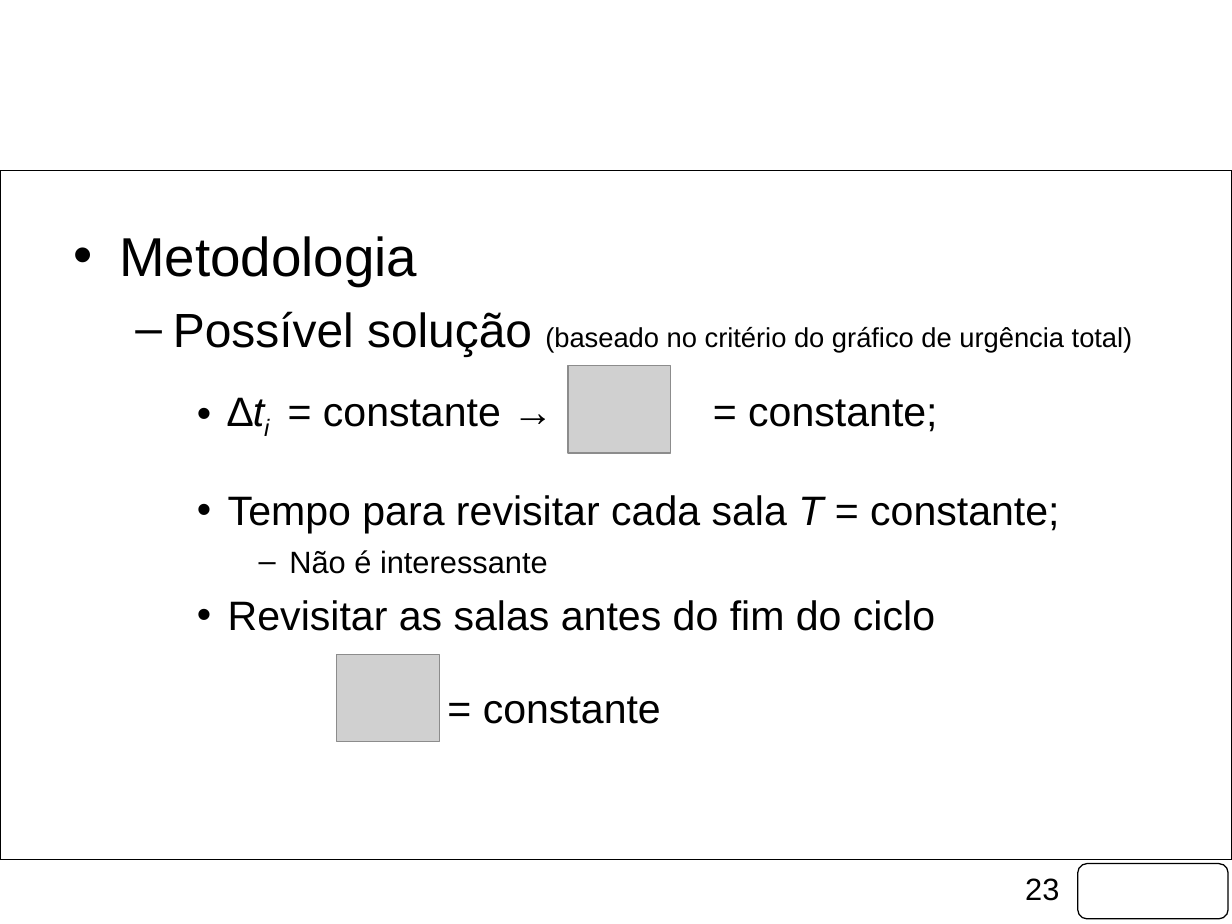
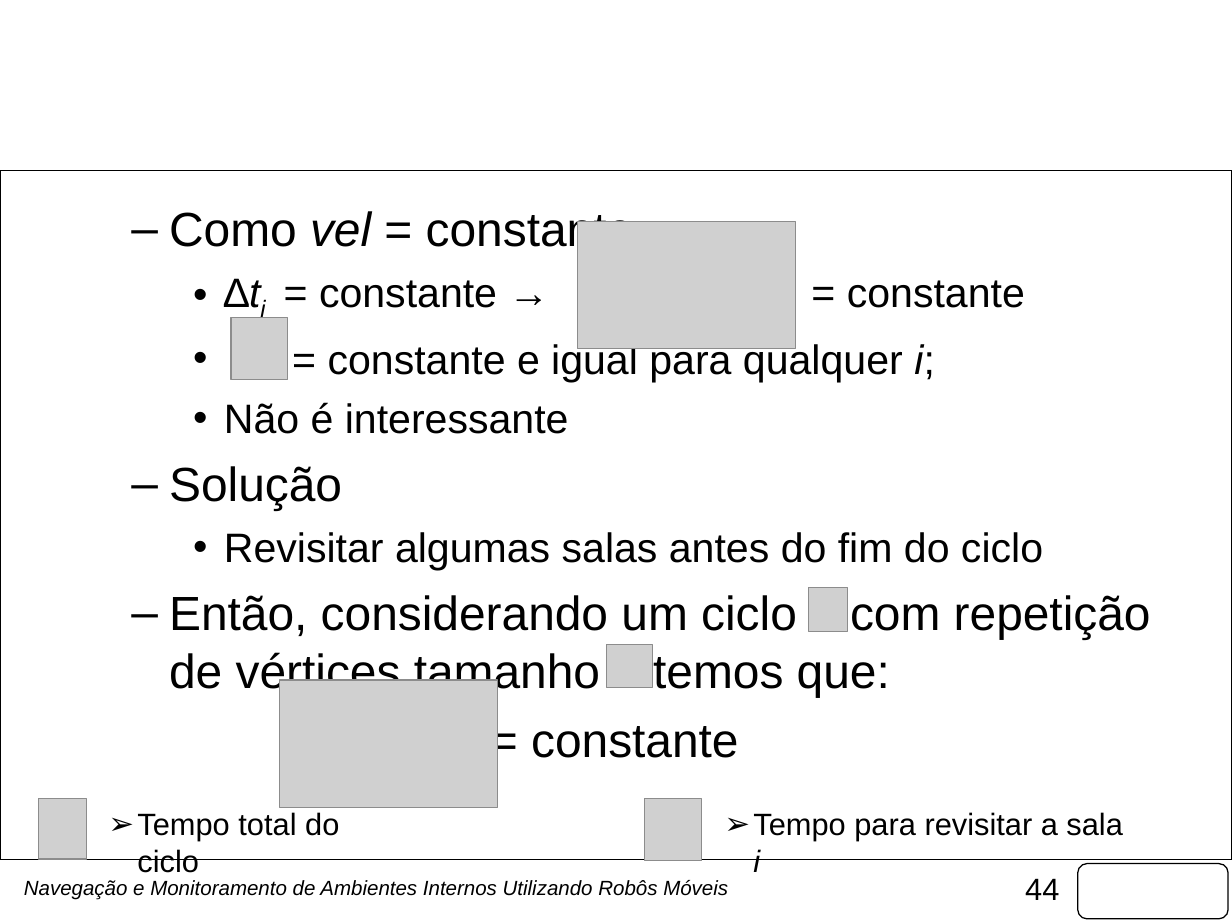
Before and after one commit to fongoses/robo2, a slide deck: slide 44 of documentos/Apresentação Março.pptx (slide 23 before the commit). Drawn at 1232x924 pixels with LibreOffice and Linux fonts; fonts in the diff are those of the drawing; grey boxes stand for pictures; background and template pictures are left out. Boxes give left, top, right and bottom in pixels: in the first picture for what was removed or moved away, otherwise in the second. Text is boxed around its words. In the diff, an @@ line names an element or a change of style, - is before the commit and + after.

Commit message:
Apresentação 2.0

```diff
--- a/documentos/Apresentação Março.pptx
+++ b/documentos/Apresentação Março.pptx
@@ text "Como vel = constante": place and size @@
-text "Como vel = constante" at (119,236,1133,724)
+text "Como vel = constante" at (169,211,1151,758)
@@ text at (169,211,1025,382): text changed @@
-• Metodologia
-  – Possível solução (baseado no critério do gráfico de urgência total)
-    • ∆ti = constante → = constante;
-    • Tempo para revisitar cada sala T = constante;
+  – Como vel = constante
+    • ∆ti = constante → = constante
+    • = constante e igual para qualquer i;
@@ picture added at (578,222,796,349) @@
@@ picture added at (230,318,287,379) @@
@@ picture removed at (568,366,670,453) @@
@@ text at (224,402,738,758): size 18 to 24 pt in "Não é interessante"; size 24 to 28 pt in "= constante"; bullet – to •; list level 4 to 3 in "Não é interessante"; list level 3 to 2 in "= constante" @@
@@ text at (169,466,1151,697): text changed; size 24 to 28 pt @@
-    • Revisitar as salas antes do fim do ciclo
+  – Solução
+    • Revisitar algumas salas antes do fim do ciclo
+  – Então, considerando um ciclo com repetição de vértices tamanho temos que:
@@ picture added at (808,588,848,632) @@
@@ picture removed at (336,654,439,742) @@
@@ picture added at (606,644,652,687) @@
@@ picture added at (280,680,498,807) @@
@@ picture added at (38,798,86,859) @@
@@ picture added at (644,798,701,860) @@
@@ text added at (137,812,339,873), 18 pt, text #000000 @@
+➢ Tempo total do ciclo
@@ text added at (753,812,1122,872), 18 pt, text #000000 @@
+➢ Tempo para revisitar a sala i
@@ text added at (24,880,728,900), 12 pt, text #000000, italic @@
+Navegação e Monitoramento de Ambientes Internos Utilizando Robôs Móveis
@@ page number at (1025,878,1059,900): text changed @@
-23
+44
```
Also in this commit, not shown: 22 other slides changed, 26 slides added, 5 slides removed, 6 other files.
